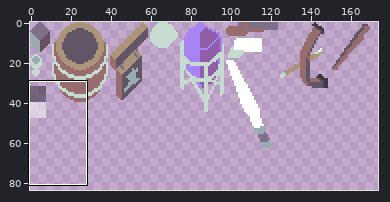
A pixel-art file gets an edit: resources/asesprite/atlases/atlas-gameobjects.aseprite. The first picture is a wide view before the edit; the outline marks the close-up.
Close-up. Old version:
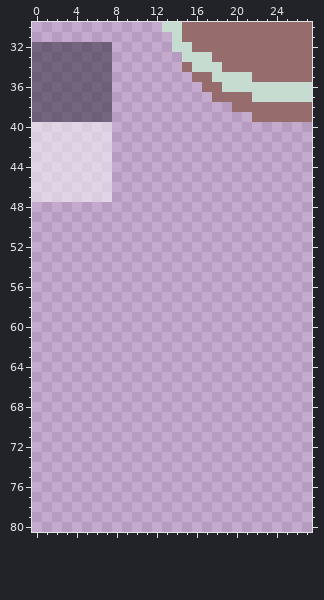
256x256 pixels, 1 frame. Shown: x 0..27, y 30..80. The wide view leaves out empty margins.
After the commit:
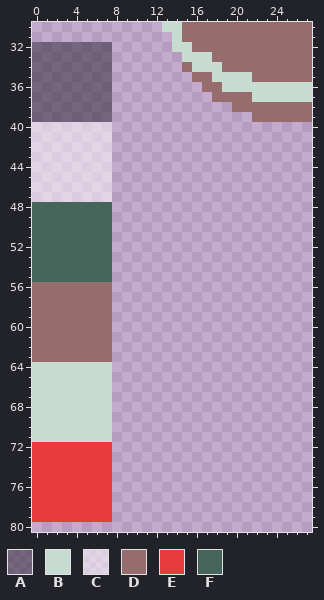
Palette (. is transparent): A #2520307e  B #c7dcd0  C #ffffff7e  D #966c6c  E #e83b3b  F #46665c
Changes in this commit:
layer "Colors" added
Changed rows in their new state; - is an unchanged pixel.
Layer "Colors":
first column x 0:
48 FFFFFFFF
49 FFFFFFFF
50 FFFFFFFF
51 FFFFFFFF
52 FFFFFFFF
53 FFFFFFFF
54 FFFFFFFF
55 FFFFFFFF
56 DDDDDDDD
57 DDDDDDDD
58 DDDDDDDD
59 DDDDDDDD
60 DDDDDDDD
61 DDDDDDDD
62 DDDDDDDD
63 DDDDDDDD
64 BBBBBBBB
65 BBBBBBBB
66 BBBBBBBB
67 BBBBBBBB
68 BBBBBBBB
69 BBBBBBBB
70 BBBBBBBB
71 BBBBBBBB
72 EEEEEEEE
73 EEEEEEEE
74 EEEEEEEE
75 EEEEEEEE
76 EEEEEEEE
77 EEEEEEEE
78 EEEEEEEE
79 EEEEEEEE
Pixel boxes of the changes (left, top, right, bottom) in both close-ups:
added: (32, 202, 112, 522)
